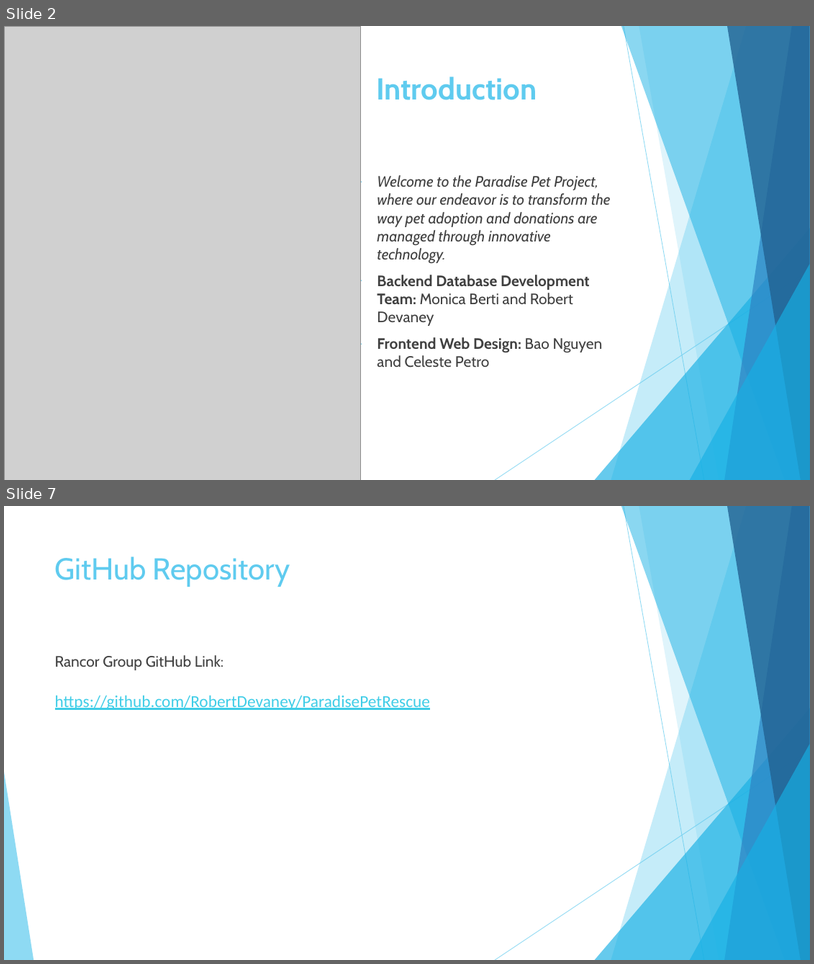
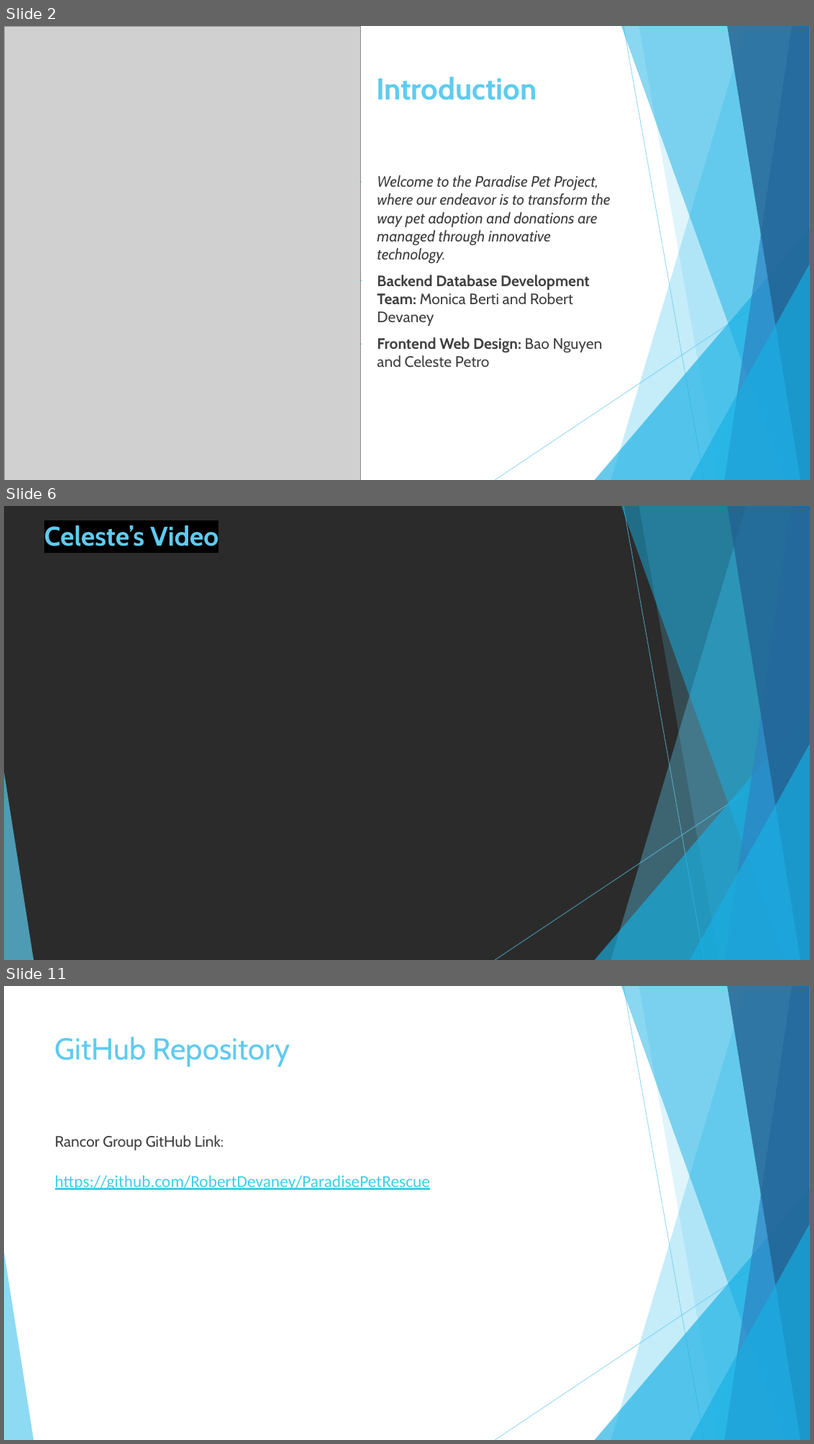
Before and after one commit to RobertDevaney/ParadisePetRescue, a slide deck: Rancor_Presenation_4.pptx. Shown one above the other, each under a label of ours: slides 2 and 7 before the commit, slides 2, 6 and 11 after it; the slides between them are not shown. The pictures are 814x964 and 814x1444 pixels, drawn with LibreOffice and Linux fonts; fonts in the diff are those of the drawing; grey boxes stand for pictures; background and template pictures are left out; a plain dark background stands for a picture behind light text. Boxes give left, top, right and bottom in pixels: in the first picture for what was removed or moved away, otherwise in the second. Text is boxed around its words. In the diff, an @@ line names an element or a change of style, - is before the commit and + after.

```diff
--- a/Rancor_Presenation_4.pptx
+++ b/Rancor_Presenation_4.pptx
@@ slide 6 added at bbox=[4, 506, 810, 960], background picture (left out); not listed: 10 template elements that a slide beside it also shows @@
@@ title added at bbox=[44, 525, 219, 546], 32 pt, text #5FCBEF, bold @@
+Celeste’s Video
@@ what was slide 7 is now slide 11 @@
```
Also in this commit, not shown: 3 slides changed, 4 other slides added, 2 slides removed, 8 other files.
